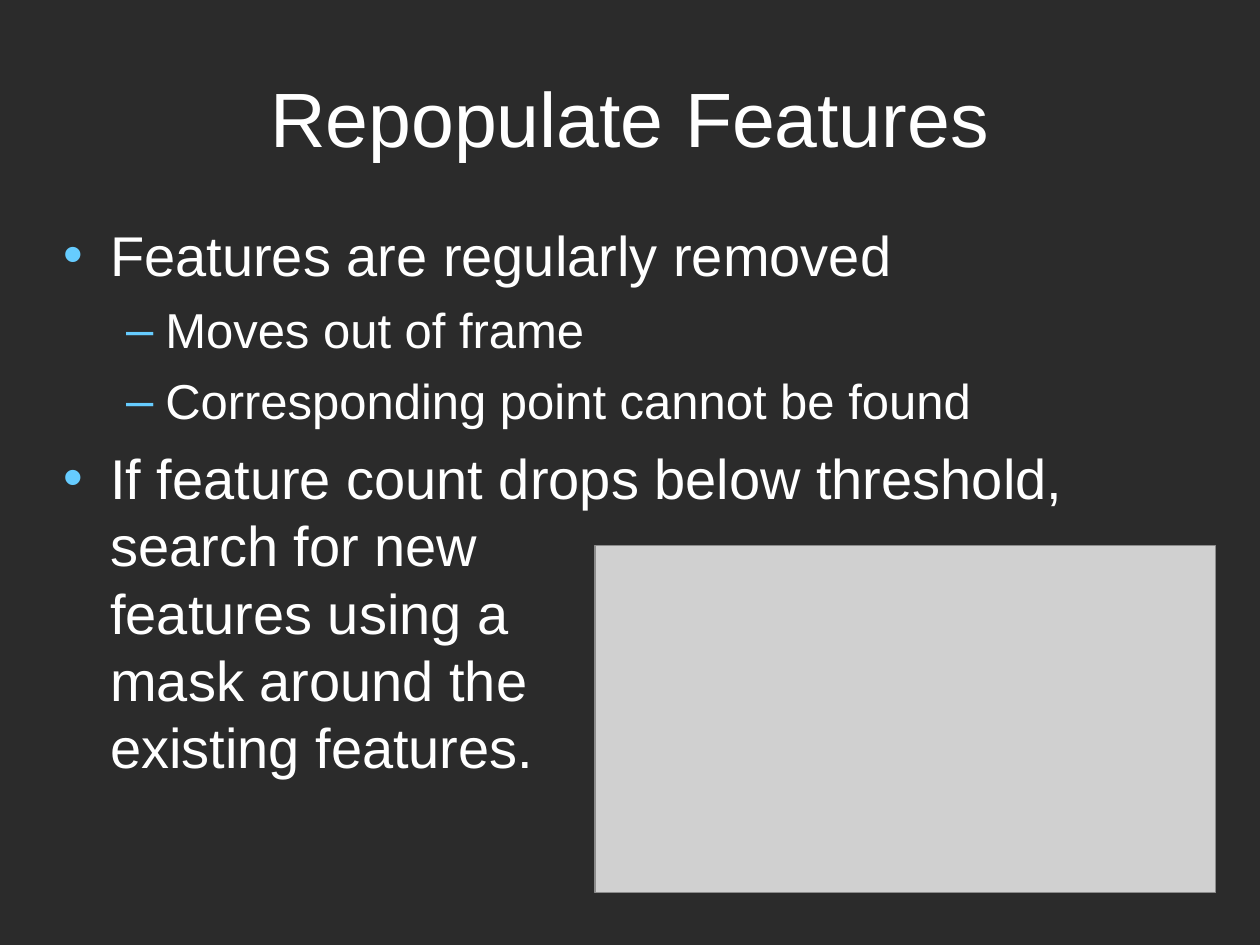
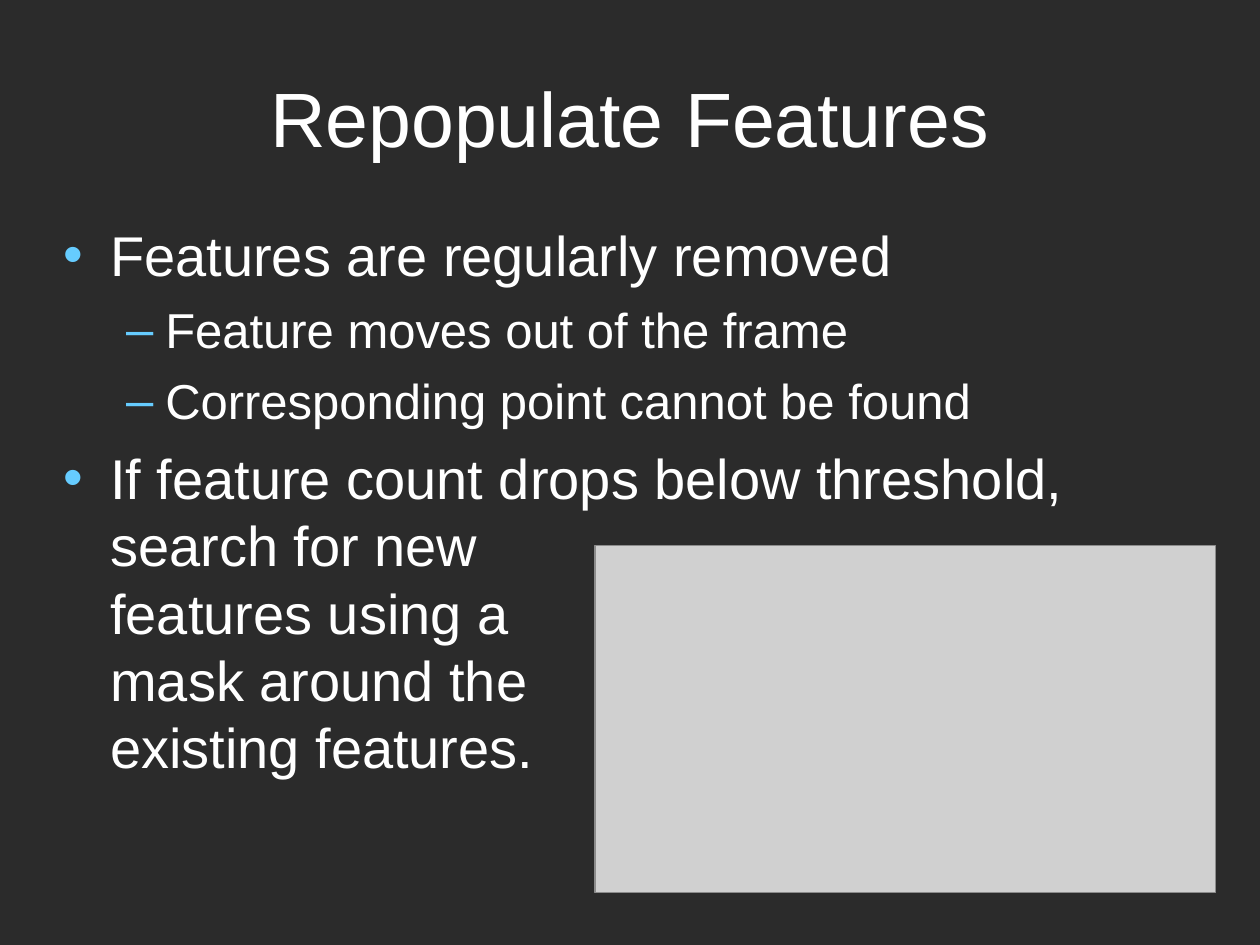
Before and after one commit to OmarHamdoun/drh-visual-odometry, a slide deck: slide 12 of Documentation/MonocularVisualOdometry.odp. Drawn at 1260x945 pixels with LibreOffice and Linux fonts; fonts in the diff are those of the drawing; grey boxes stand for pictures; background and template pictures are left out; a plain dark background stands for a picture behind light text. Boxes give left, top, right and bottom in pixels: in the first picture for what was removed or moved away, otherwise in the second. Text is boxed around its words. In the diff, an @@ line names an element or a change of style, - is before the commit and + after.

```diff
--- a/Documentation/MonocularVisualOdometry.odp
+++ b/Documentation/MonocularVisualOdometry.odp
@@ text at bbox=[165, 312, 848, 349]: text changed @@
-  – Moves out of frame
+  – Feature moves out of the frame
```
Also in this commit, not shown: 4 other slides changed.
